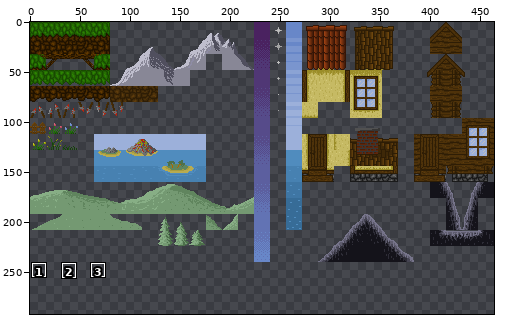
Sprite sheet, stored at TrappedInside/Assets/Maps/grass-land-3.png. Above: a wide view before the commit, with the close-up outlined.
Close-up. Before the edit:
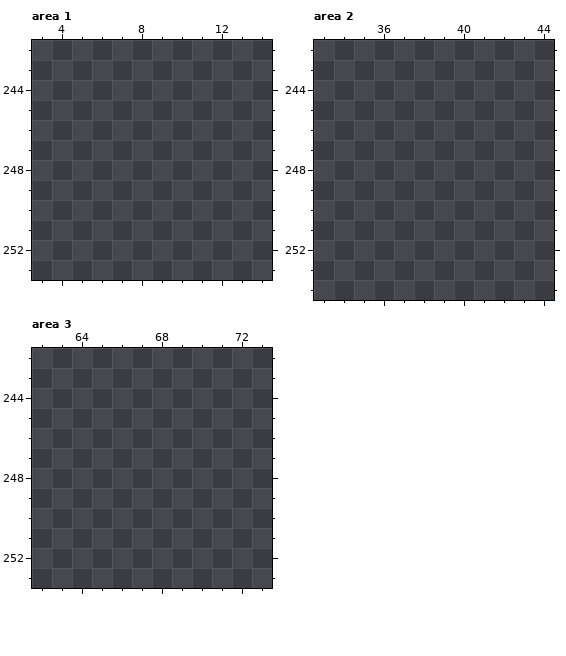
The file is 464x320 pixels. Shown: area 1: x 3..14, y 242..253; area 2: x 33..44, y 242..254; area 3: x 62..73, y 242..253. The wide view leaves out empty margins. The commit also changed other parts of the picture, which this record leaves out.
Now the later version:
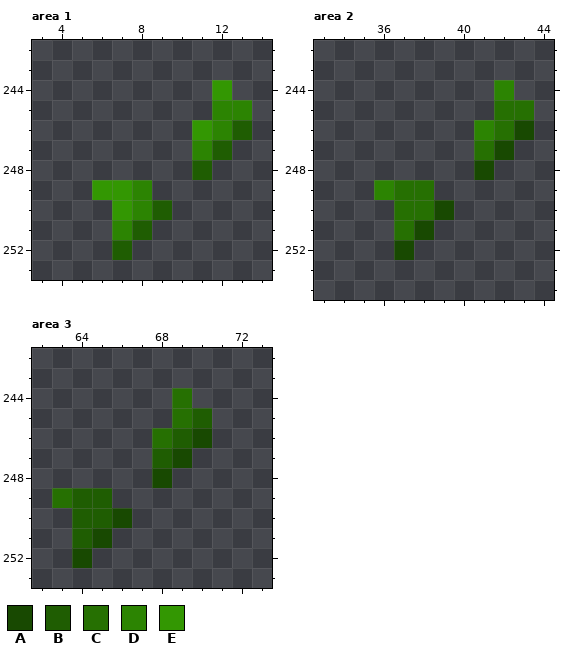
Palette (. is transparent): A #184901  B #1f5d02  C #267002  D #2c8402  E #339702
Diff:
Area 1:
y 244: x 12 . -> E
y 245: x 12..13 .. -> DD
y 246: x 11..13 ... -> EDB
y 247: x 11..12 .. -> DB
y 248: x 11 . -> B
y 249: x 6..8 ... -> EED
y 250: x 7..9 ... -> EDB
y 251: x 7..8 .. -> DB
y 252: x 7 . -> B
Area 2:
y 244: x 42 . -> D
y 245: x 42..43 .. -> CC
y 246: x 41..43 ... -> DCA
y 247: x 41..42 .. -> CA
y 248: x 41 . -> A
y 249: x 36..38 ... -> DCC
y 250: x 37..39 ... -> CCA
y 251: x 37..38 .. -> CA
y 252: x 37 . -> A
Area 3:
y 244: x 69 . -> C
y 245: x 69..70 .. -> CB
y 246: x 68..70 ... -> CBA
y 247: x 68..69 .. -> BA
y 248: x 68 . -> A
y 249: x 63..65 ... -> CBB
y 250: x 64..66 ... -> BBA
y 251: x 64..65 .. -> BA
y 252: x 64 . -> A
Where, in picture pixels (left, top, right, bottom), the same in both close-ups:
added: (92, 80, 252, 260)
added: (374, 80, 534, 260)
added: (52, 388, 212, 568)
